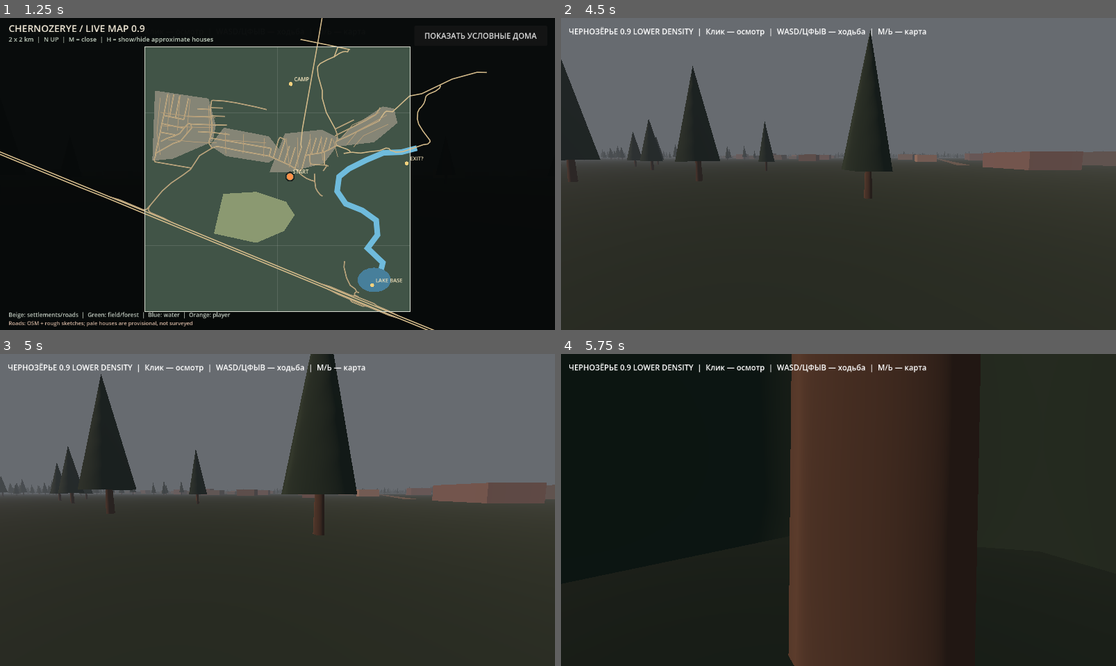
Above: before the commit, frames 1-4 (two rows, left to right).
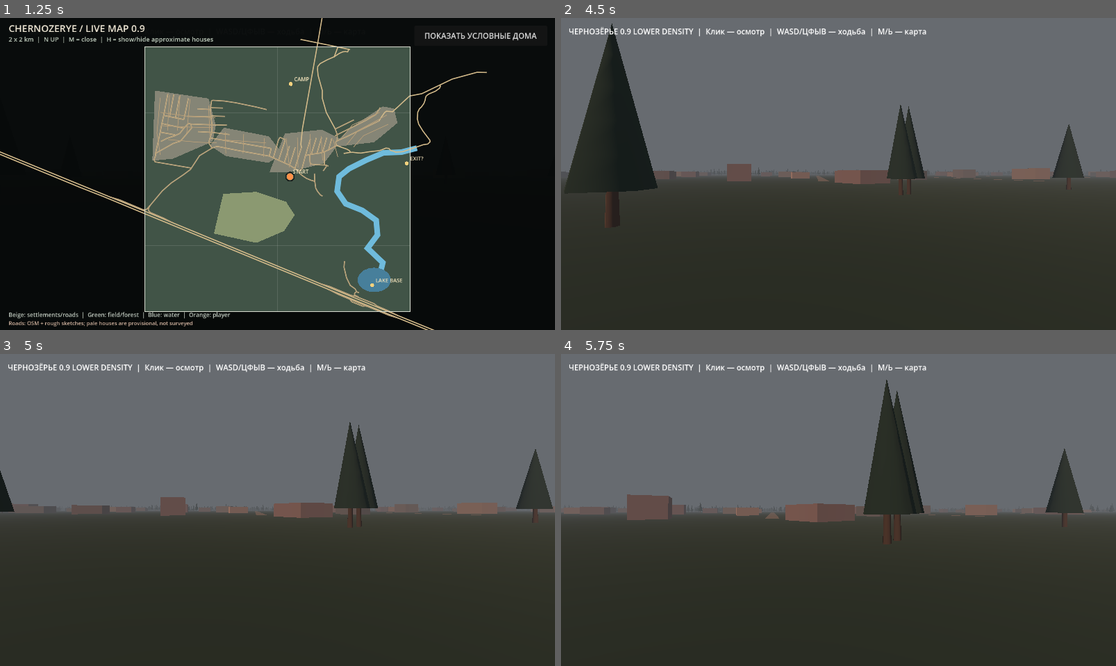
Above: after the commit, the same moments.

Repository: blacklambcult/chernozerye
Game: Godot game, scene res://main.tscn
Two runs of this game, one before a commit and one after it. Both use one fixed random seed, a clock stepped at 60 frames per second and the inputs below.
Inputs (mouse positions are in pixels of both pictures, inside the frame that each line leads up to):
- Up to frame 1 (1.25 s): tap Enter at 0.5 s; move the mouse to (399, 158) at 0.52 s; hold D from 0.53 s (still down); tap M at 0.6 s; click (399, 158) at 0.67 s; tap Space at 0.77 s
- Up to frame 2 (4.5 s): release D at 1.25 s; click "ПОКАЗАТЬ УСЛОВНЫЕ ДОМА" at 1.25 s; click "СКРЫТЬ УСЛОВНЫЕ ДОМА" at 2 s; tap Space at 2.75, 3.02, 4.25 s; move the mouse to (810, 174) at 2.77 s; hold W from 2.78 s (still down); tap Shift at 2.85 s; click (810, 174) at 2.92 s; tap Enter at 3.5 s; move the mouse to (849, 167) at 3.52 s; tap H at 3.6 s; click (849, 167) at 3.67 s; move the mouse to (832, 180) at 4.27 s; tap M at 4.35 s; click (832, 180) at 4.42 s
- Up to frame 3 (5 s): keep holding W; tap Space at 4.52 s
- Up to frame 4 (5.75 s): keep holding W; move the mouse to (877, 513) at 5.02 s; hold Shift from 5.03 s (still down); click (877, 513) at 5.17 s; tap Space at 5.27 s

Frame 1 is identical in both runs. In frame 2, 14% of the frame differs, in the area x 0-100%, y 1-68%; in frame 3, 15%; in frame 4, 62%, in the area x 0-100%, y 0-100%.

Commit message:
fix: let overhead map buttons receive clicks without FPS pointer lock

Diff:
--- a/godot/player.gd
+++ b/godot/player.gd
@@ -42,6 +42,9 @@
 
 func _input(event: InputEvent) -> void:
     if event is InputEventMouseButton and event.button_index == MOUSE_BUTTON_LEFT and event.pressed:
+        var map_overlay := get_parent().get_node_or_null("MapOverlay")
+        if map_overlay != null and map_overlay.visible:
+            return # Let the on-map buttons receive clicks without capturing the pointer.
         last_event = "mouse click"
         if Input.mouse_mode != Input.MOUSE_MODE_CAPTURED:
             Input.mouse_mode = Input.MOUSE_MODE_CAPTURED
